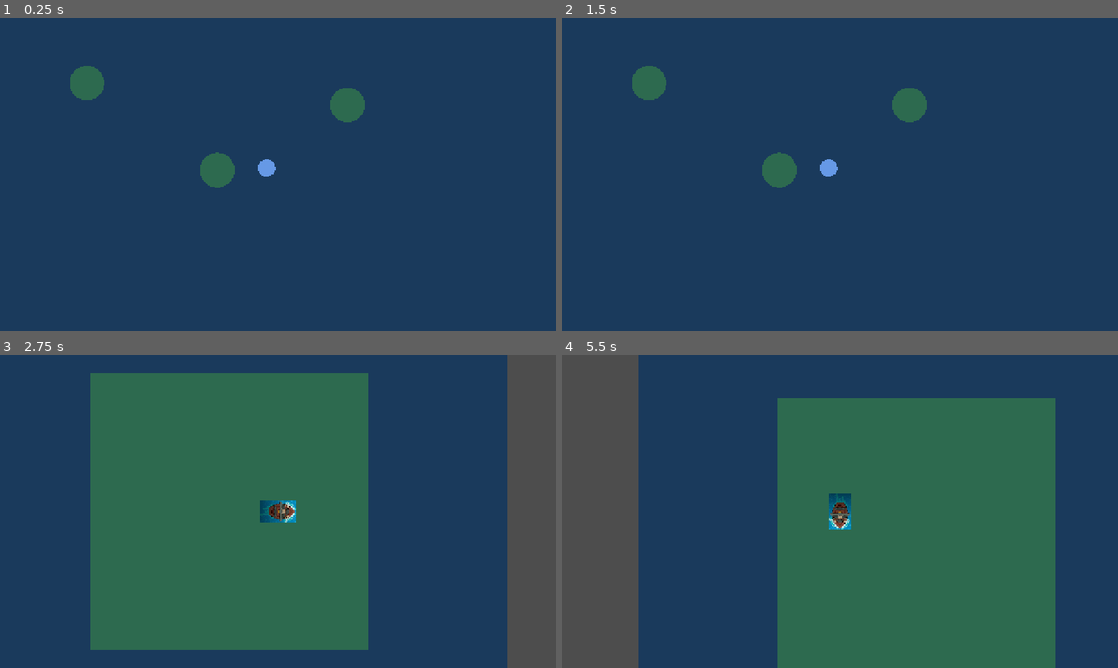
Above: before the commit, frames 1-4 (two rows, left to right).
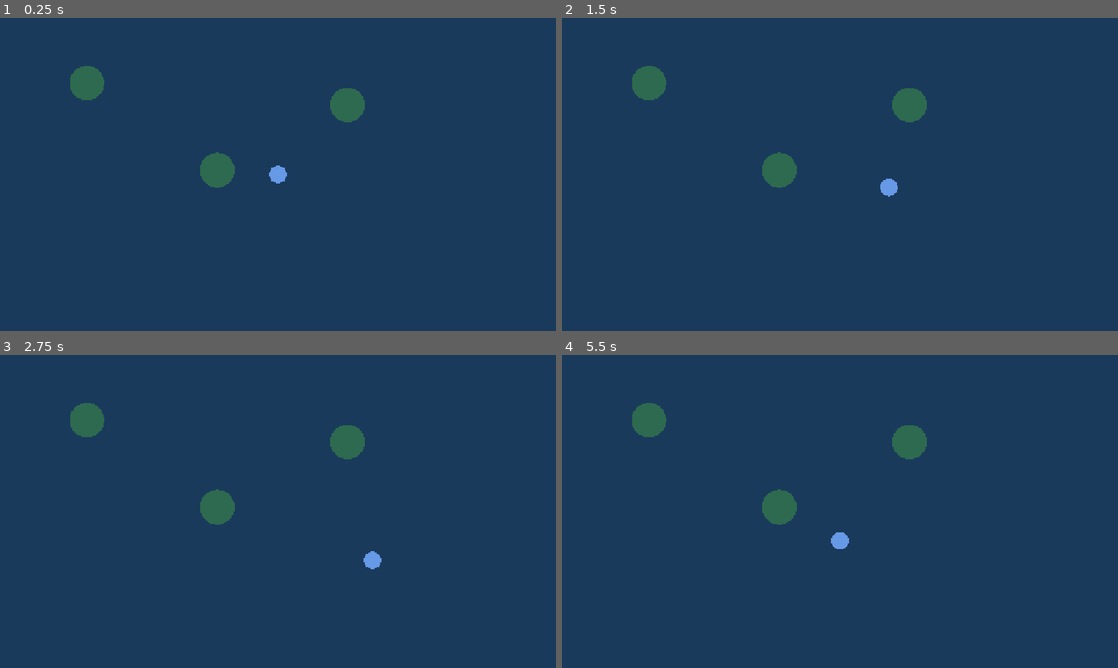
Above: after the commit, the same moments.

Repository: Drworm82/PirateClaude
Game: Godot game, scene res://scenes/main.tscn
The game is run twice, just before and just after one commit, with the same random seed, the same clock (stepped at 60 frames per second) and the same inputs.
Inputs (mouse positions are in pixels of both pictures, inside the frame that each line leads up to):
- Up to frame 1 (0.25 s): no input
- Up to frame 2 (1.5 s): tap Enter at 0.5 s; move the mouse to (962, 158) at 0.52 s; hold D (move_right) 0.53-1.28 s; tap E at 0.6, 1.35 s; click (962, 158) at 0.67 s; move the mouse to (728, 190) at 1.27 s; hold S (move_down) from 1.28 s (still down); click (728, 190) at 1.42 s
- Up to frame 3 (2.75 s): move the mouse to (333, 442) at 2.02 s; release S (move_down) at 2.03 s; hold D (move_right) from 2.03 s (still down); tap E at 2.1 s; click (333, 442) at 2.17 s
- Up to frame 4 (5.5 s): move the mouse to (812, 574) at 2.77 s; release D (move_right) at 2.78 s; hold W (move_up) 2.78-3.53 s; tap E every 0.75 s from 2.85 to 5.1 s; click (812, 574) at 2.92 s; move the mouse to (1006, 558) at 3.52 s; hold A (move_left) 3.53-5.03 s; click (1006, 558) at 3.67 s; move the mouse to (673, 464) at 4.27 s; click (673, 464) at 4.42 s; move the mouse to (867, 511) at 5.02 s; hold S (move_down) from 5.03 s (still down); click (867, 511) at 5.17 s

The runs differ from the first frame. In frame 1, 0.2% of the frame differs, in the area x 46-52%, y 45-53%; in frame 2, 0.3%; in frame 3, 52%; in frame 4, 57%, in the area x 0-89%, y 0-100%.

Commit message:
sprint 6

Diff:
--- a/scripts/gps_map.gd
+++ b/scripts/gps_map.gd
@@ -7,19 +7,42 @@
 const PLAYER_COLOR := Color(0.4, 0.6, 0.9)
 const ISLAND_COLOR := Color(0.176, 0.416, 0.31)
 const ISLAND_RADIUS := 40.0
-const CLICK_RADIUS := 60.0
+const PLAYER_SPEED := 150.0
 
-var player_screen_pos := Vector2(614, 345)
+var player_screen_pos := Vector2(640, 360)
 var islands: Array[Dictionary] = [
 	{pos = Vector2(200, 150)},
 	{pos = Vector2(500, 350)},
 	{pos = Vector2(800, 200)}
 ]
+var nearby_island: Dictionary = {}
 var initialized := false
 
 func _ready() -> void:
 	initialized = true
 	queue_redraw()
+
+func _physics_process(delta: float) -> void:
+	var direction := Input.get_vector(
+		"move_left", "move_right", "move_up", "move_down"
+	)
+	player_screen_pos += direction * PLAYER_SPEED * delta
+	player_screen_pos.x = clamp(player_screen_pos.x, 0, 1280)
+	player_screen_pos.y = clamp(player_screen_pos.y, 0, 720)
+
+	nearby_island = {}
+	for island in islands:
+		if player_screen_pos.distance_to(island.pos) < 80.0:
+			nearby_island = island
+			break
+
+	queue_redraw()
+
+func _input(event: InputEvent) -> void:
+	if event is InputEventKey:
+		if event.pressed and event.keycode == KEY_E:
+			if not nearby_island.is_empty():
+				emit_signal("player_entered_island", nearby_island.pos)
 
 func _draw() -> void:
 	if not initialized:
@@ -29,16 +52,16 @@
 		draw_circle(island.pos, ISLAND_RADIUS, ISLAND_COLOR)
 	draw_circle(player_screen_pos, 20.0, PLAYER_COLOR)
 
-func _input(event: InputEvent) -> void:
-	if event is InputEventMouseButton:
-		if event.pressed and event.button_index == MOUSE_BUTTON_LEFT:
-			_check_island_click(event.position)
-
-func _check_island_click(click_pos: Vector2) -> void:
-	for island in islands:
-		if click_pos.distance_to(island.pos) < CLICK_RADIUS:
-			emit_signal("player_entered_island", island.pos)
-			return
+	if not nearby_island.is_empty():
+		draw_string(
+			ThemeDB.fallback_font,
+			player_screen_pos + Vector2(-40, -30),
+			"E — Entrar",
+			HORIZONTAL_ALIGNMENT_LEFT,
+			-1,
+			14,
+			Color.WHITE
+		)
 
 func update_player_position(_gps_lat: float, _gps_lng: float) -> void:
 	queue_redraw()
